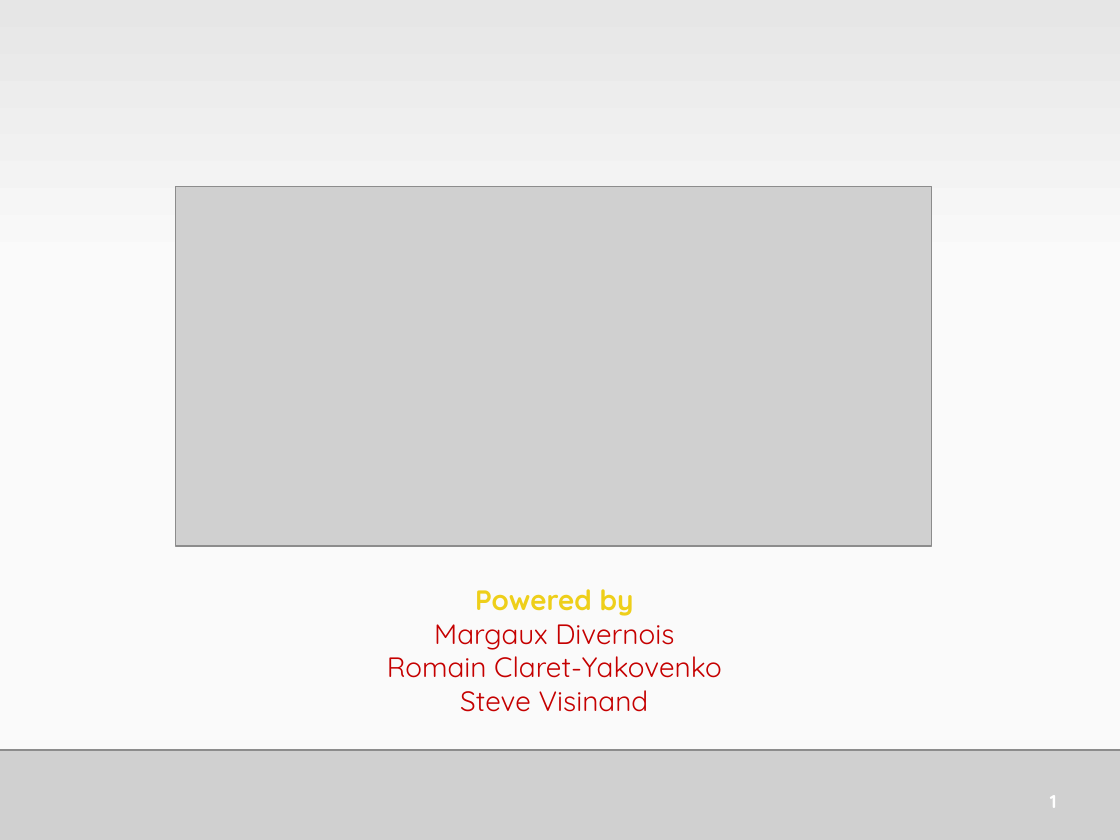
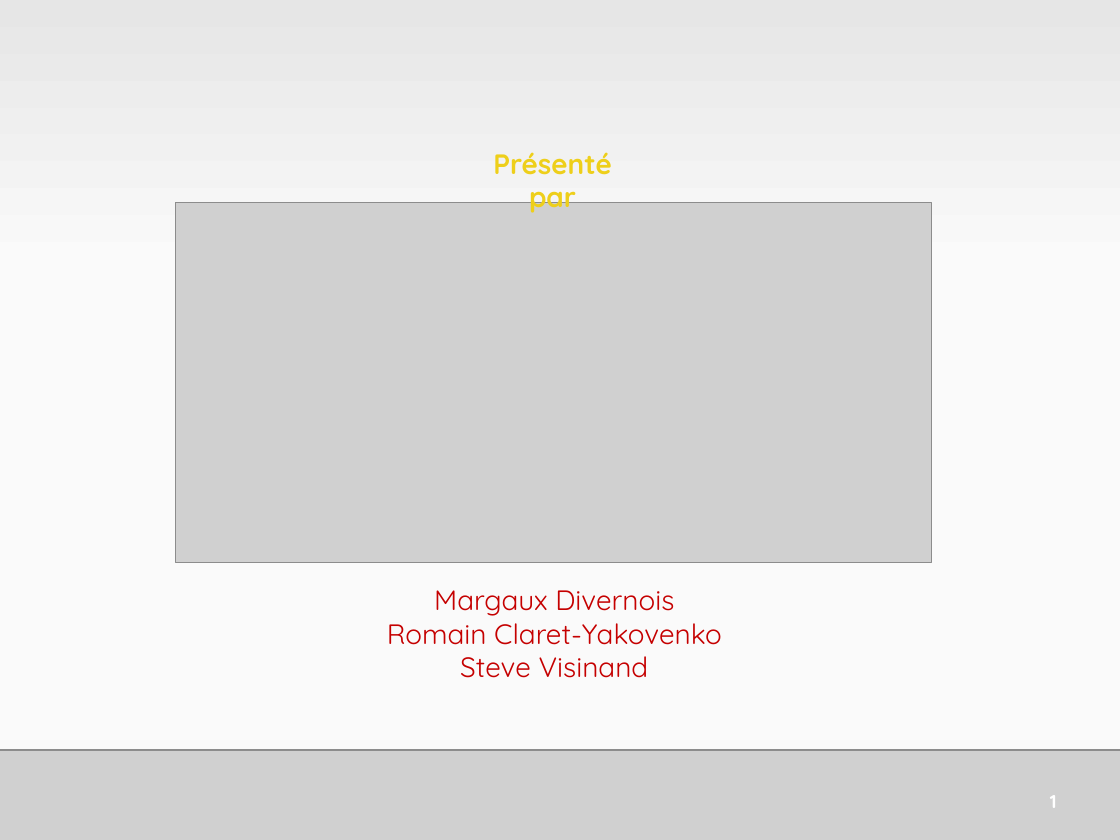
Before and after one commit to HE-ArcSurvivors/james-gouin-v1, a slide deck: slide 2 of Administration/JamesGouinSePresente.pptx. Drawn at 1120x840 pixels with LibreOffice and Linux fonts; fonts in the diff are those of the drawing; grey boxes stand for pictures. Boxes give left, top, right and bottom in pixels: in the first picture for what was removed or moved away, otherwise in the second. Text is boxed around its words. In the diff, an @@ line names an element or a change of style, - is before the commit and + after.

```diff
--- a/Administration/JamesGouinSePresente.pptx
+++ b/Administration/JamesGouinSePresente.pptx
@@ text added at box(493, 152, 612, 213), 18 pt, text #EECF1A, bold @@
+Présenté par
@@ picture: place and size @@
-picture at box(176, 186, 932, 545)
+picture at box(176, 203, 932, 562)
@@ text at box(475, 589, 634, 616): paragraph removed @@
-Powered by
```
Also in this commit, not shown: 9 other slides changed.
